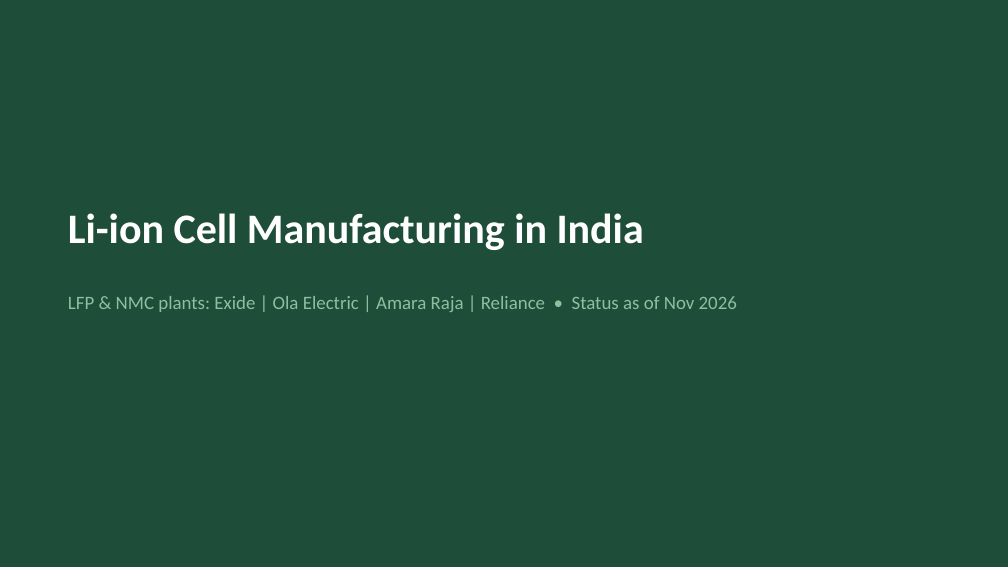
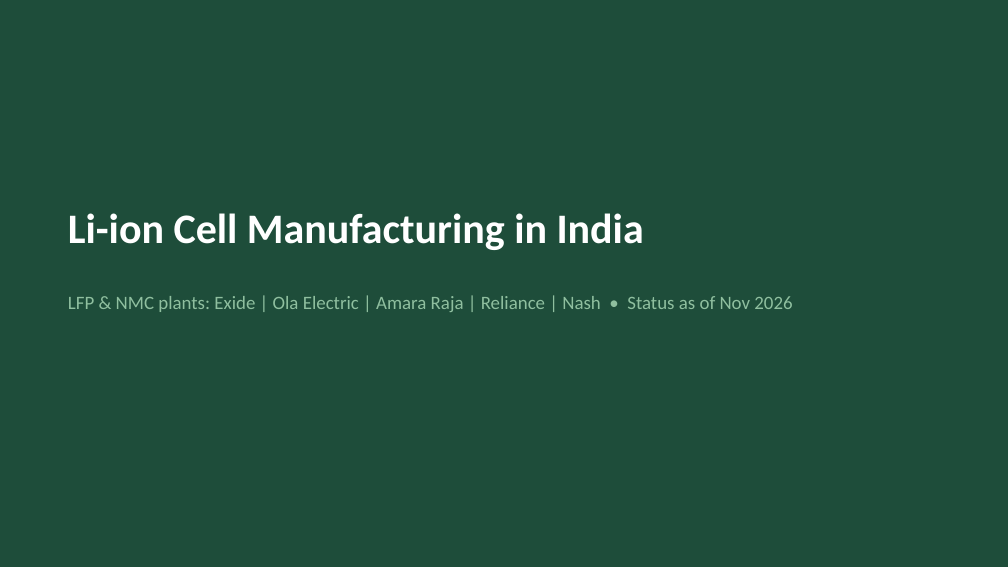
Before and after one commit to Crypto-ashish/bess, a slide deck: slide 1 of India_Cell_Manufacturing.pptx. Drawn at 1008x567 pixels with LibreOffice and Linux fonts; fonts in the diff are those of the drawing. Boxes give left, top, right and bottom in pixels: in the first picture for what was removed or moved away, otherwise in the second. Text is boxed around its words. In the diff, an @@ line names an element or a change of style, - is before the commit and + after.

```diff
--- a/India_Cell_Manufacturing.pptx
+++ b/India_Cell_Manufacturing.pptx
@@ text at (68, 296, 792, 312): text changed @@
-LFP & NMC plants: Exide | Ola Electric | Amara Raja | Reliance • Status as of Nov 2026
+LFP & NMC plants: Exide | Ola Electric | Amara Raja | Reliance | Nash • Status as of Nov 2026
```
Also in this commit, not shown: 2 other slides changed.
